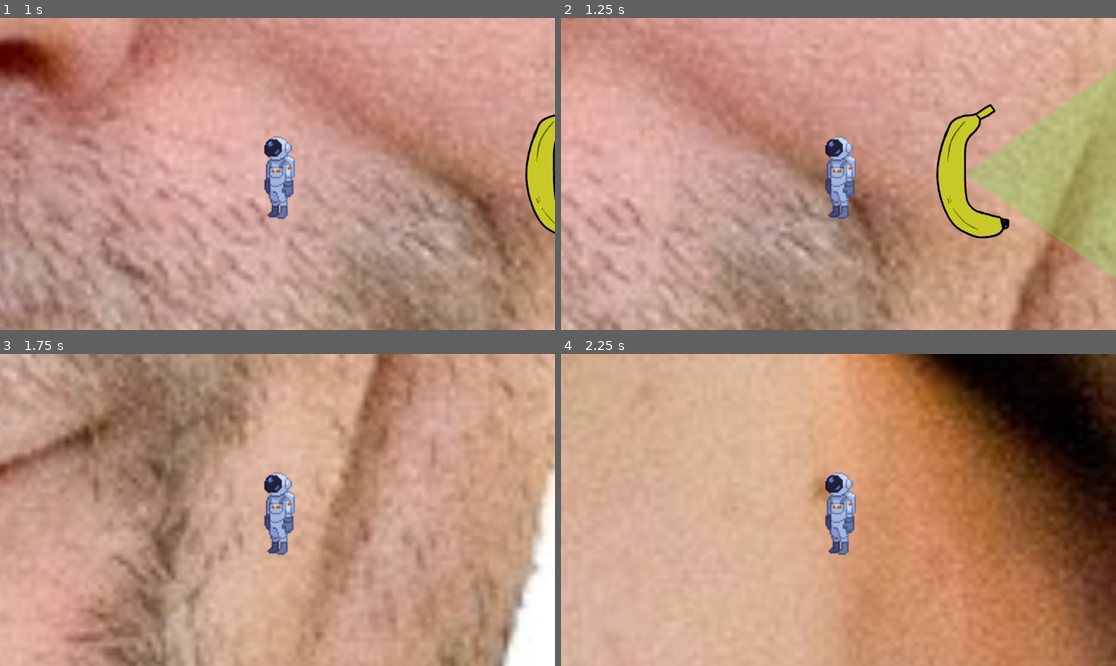
Above: before the commit, frames 1-4 (two rows, left to right).
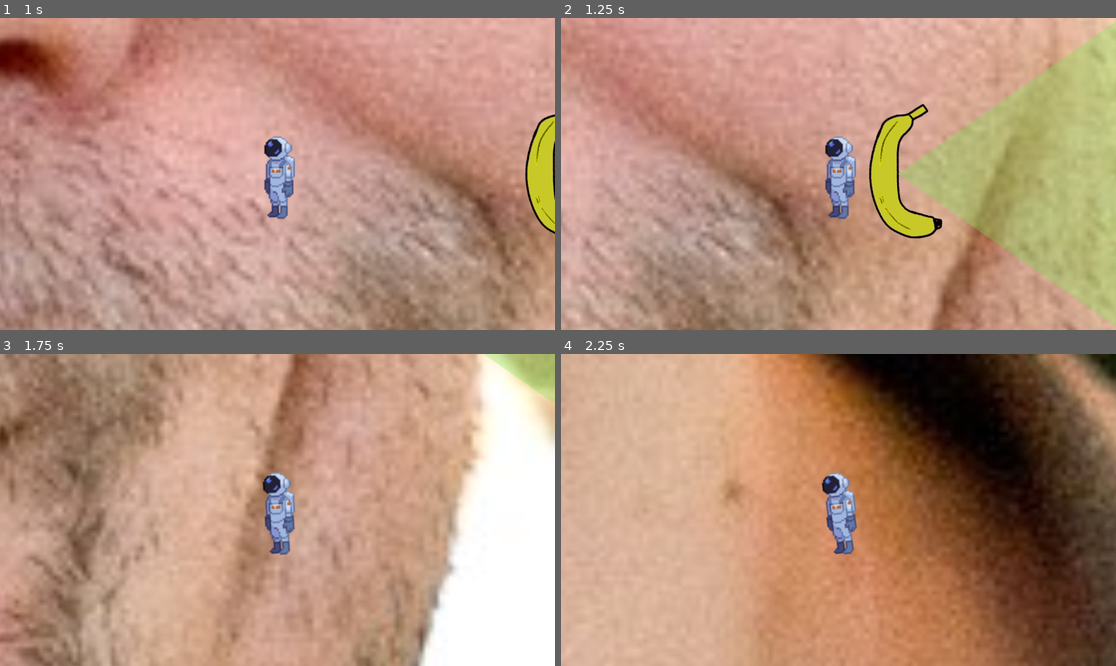
Above: after the commit, the same moments.

Repository: PiotrusWatson/last_party
Game: Godot game, scene res://worlds/piotrus_scene.tscn
Same seed, same stepped clock (60 frames per second), same inputs: the game is played once before the commit and once after it.
Inputs:
- Up to frame 1 (1 s): tap Enter at 0.5 s; hold D (Right) from 0.53 s (still down)
- Up to frame 2 (1.25 s): keep holding D (Right)
- Up to frame 3 (1.75 s): release D (Right) at 1.28 s; hold S (Down) from 1.28 s (still down)
- Up to frame 4 (2.25 s): release S (Down) at 2.03 s; hold D (Right) from 2.03 s (still down)

Frame 1 is identical in both runs. In frame 2, 47% of the frame differs, in the area x 0-100%, y 0-100%; in frame 3, 62%; in frame 4, 58%.

Commit message:
made a basic chatting phase. partygoers now stay when they need to

Diff:
--- a/prefabs/partygoer/partygoer.gd
+++ b/prefabs/partygoer/partygoer.gd
@@ -6,6 +6,7 @@
 @onready var animator = $AnimatedSprite2D
 @onready var state_machine = $StateMachine
 @onready var direction_timer = $Timers/ChangeDirectionTimer
+@onready var boredom_timer = $Timers/BoredomTimer
 
 @export var distance_to_stop = 0.5
 var target: Node2D
@@ -42,3 +43,8 @@
 
 func set_target(target):
 	self.target = target
+
+
+func _on_boredom_timer_timeout() -> void:
+	if state_machine.state.has_method("handle_boredom_tick"):
+		state_machine.state.handle_boredom_tick()
--- a/prefabs/partygoer/partygoer.tscn
+++ b/prefabs/partygoer/partygoer.tscn
@@ -7,6 +7,7 @@
 [ext_resource type="Script" path="res://scripts/state_machine.gd" id="5_u77gh"]
 [ext_resource type="Script" path="res://prefabs/partygoer/states/idle.gd" id="6_mjqa1"]
 [ext_resource type="Script" path="res://prefabs/partygoer/states/approaching.gd" id="7_jk8li"]
+[ext_resource type="Script" path="res://prefabs/partygoer/states/chatting.gd" id="8_r3y4m"]
 
 [sub_resource type="CapsuleShape2D" id="CapsuleShape2D_kjoc1"]
 
@@ -39,8 +40,11 @@
 
 [node name="Approaching" type="Node" parent="StateMachine"]
 script = ExtResource("7_jk8li")
+distance_to_stop = 30.0
 
 [node name="Chatting" type="Node" parent="StateMachine"]
+script = ExtResource("8_r3y4m")
+boredom_threshold = 15.0
 
 [node name="Timers" type="Node" parent="."]
 
@@ -52,3 +56,4 @@
 [connection signal="entered_vision_cone" from="VisionCone2D" to="." method="_on_vision_cone_2d_entered_vision_cone"]
 [connection signal="exited_vision_cone" from="VisionCone2D" to="." method="_on_vision_cone_2d_exited_vision_cone"]
 [connection signal="timeout" from="Timers/ChangeDirectionTimer" to="." method="_on_change_direction_timer_timeout"]
+[connection signal="timeout" from="Timers/BoredomTimer" to="." method="_on_boredom_timer_timeout"]
--- /dev/null
+++ b/prefabs/partygoer/states/chatting.gd
@@ -0,0 +1,19 @@
+extends PartygoerState
+
+@export var boredom_threshold = 40.0
+@export var boredom_increment = 5.0
+var boredom: float
+
+func enter(previous_state_path: String, data := {}):
+	partygoer.velocity = Vector2.ZERO
+	boredom = 0
+	partygoer.boredom_timer.start()
+
+func handle_boredom_tick():
+	boredom += boredom_increment
+	print(boredom)
+	if boredom >= boredom_threshold:
+		finished.emit("Idle")
+
+func exit():
+	partygoer.boredom_timer.stop()
--- a/prefabs/player/player.tscn
+++ b/prefabs/player/player.tscn
@@ -5,8 +5,8 @@
 [ext_resource type="PackedScene" uid="uid://b3r3r55bme8l6" path="res://components/physics_mover.tscn" id="3_chdan"]
 
 [sub_resource type="CapsuleShape2D" id="CapsuleShape2D_lxn8t"]
-radius = 16.0
-height = 32.0
+radius = 2.0
+height = 12.0
 
 [node name="Player" type="RigidBody2D" groups=["Partiers"]]
 script = ExtResource("1_4ttaq")
Not shown: 1 places in prefabs/partygoer/partygoer.tscn that only renumber resources
